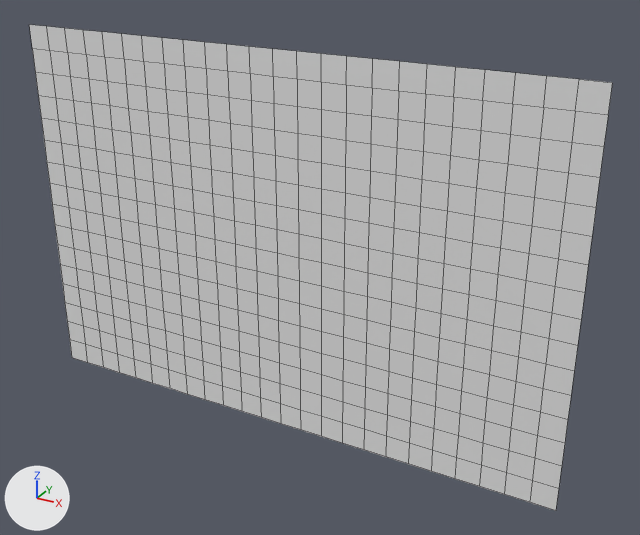
A saved change to the OBJ model Project/Assets/Tiled2Unity/Meshes/map8.obj.
The view is the same before and after, from a 50 mm camera at (248.0, -1329.0, 271.0) aimed at (-499.0, 30.0, -409.0). Every picture has the same lights, and +X, +Y and +Z are marked at lower left. Mesh edges are drawn as thin lines. Where no turn or scale is listed for an object, it has been applied to the vertices.

The first picture shows 'map8'.
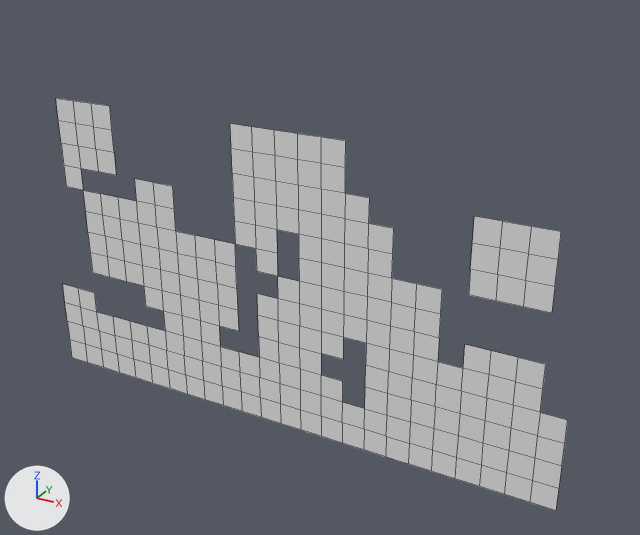
What differs and where, as boxes [x1, y1, x2, y2] in the pictures (640 x 535 px):
'map8', reshaped (12% narrower, 15% shorter): before [29, 25, 613, 511]; after [56, 98, 568, 511]
part 1 of me_map8, deleted: before [29, 25, 613, 420]

The edits, one by one:
me_map8 is used by ob_map8; location (0.0, 0.0, 0.0).
me_map8 had 425 vertices, 384 faces and spanned x -1152.0..0.0, y 0.0, z -768.0..0.0.
me_map8 now has 280 vertices, 207 faces and spans x -1152.0..0.0, y 0.0, z -768.0..-144.0.
Part 1, on me_map8:
145 vertices are removed from x -1152.0..0.0, y 0.0, z -576.0..0.0.
177 faces are deleted.
